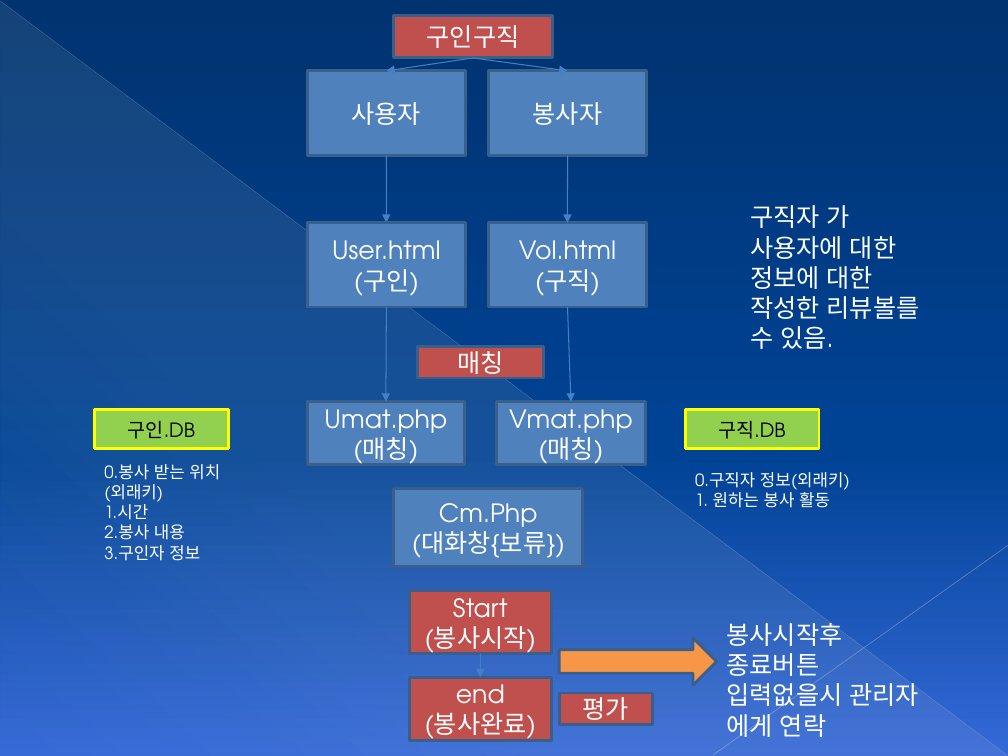
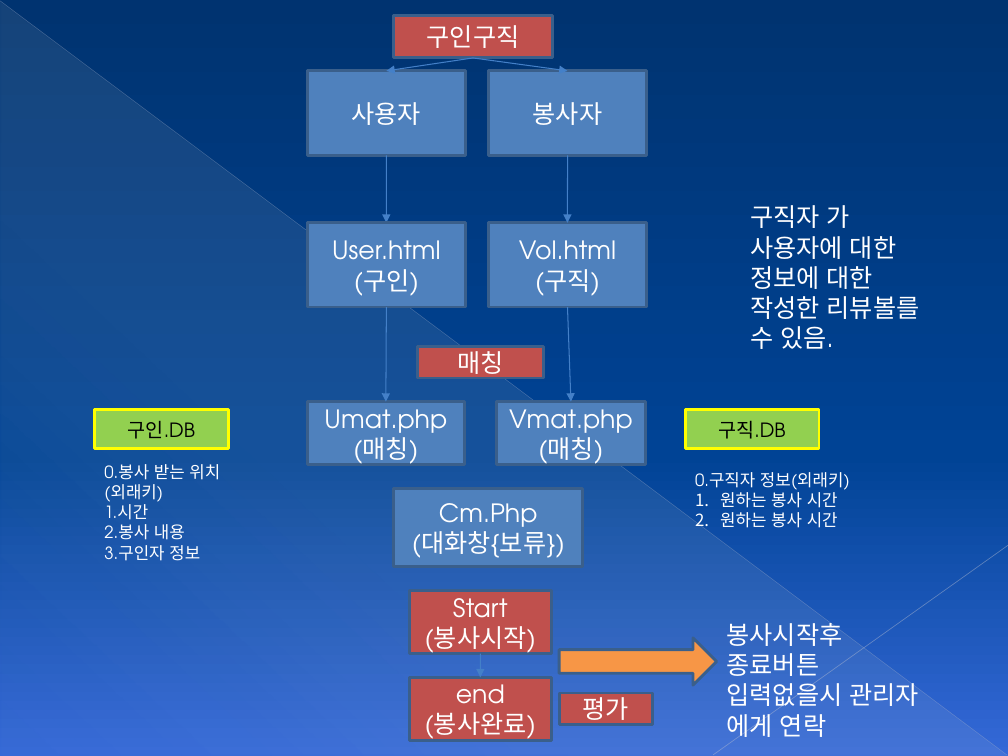
Before and after one commit to HighWoo/HelpingProject-php-mysql, a slide deck: slide 4 of 헬핑프로그램구조.pptx. Drawn at 1008x756 pixels with LibreOffice and Linux fonts; fonts in the diff are those of the drawing. Boxes give left, top, right and bottom in pixels: in the first picture for what was removed or moved away, otherwise in the second. Text is boxed around its words. In the diff, an @@ line names an element or a change of style, - is before the commit and + after.

```diff
--- a/헬핑프로그램구조.pptx
+++ b/헬핑프로그램구조.pptx
@@ text at [720,489,838,528]: text changed @@
-1. 원하는 봉사 활동
+1. 원하는 봉사 시간
+2. 원하는 봉사 시간
```
Also in this commit, not shown: 7 other files.
